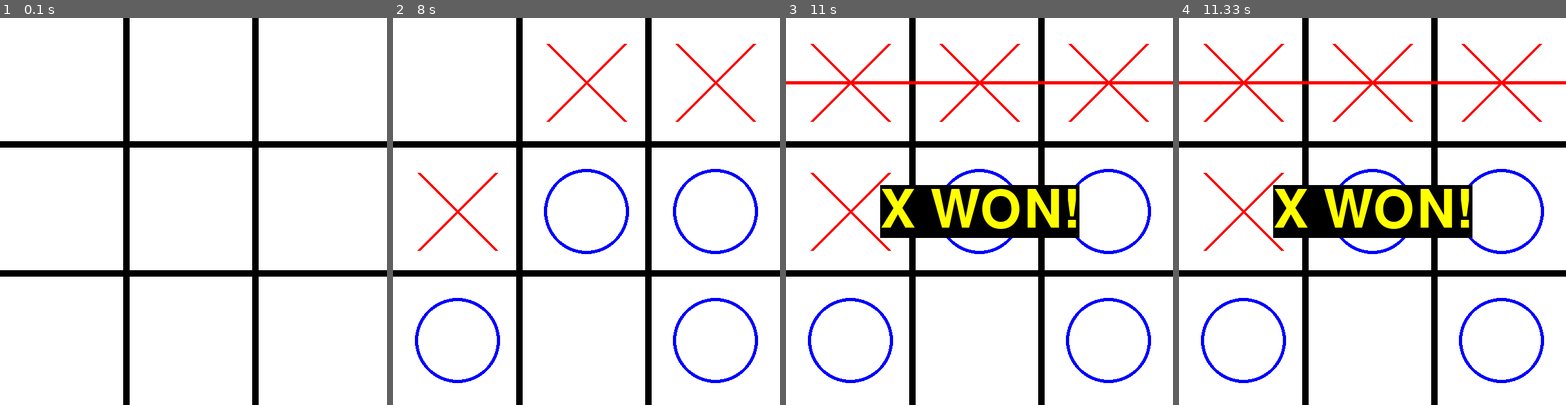
Above: before the commit, frames 1-4 (left to right).
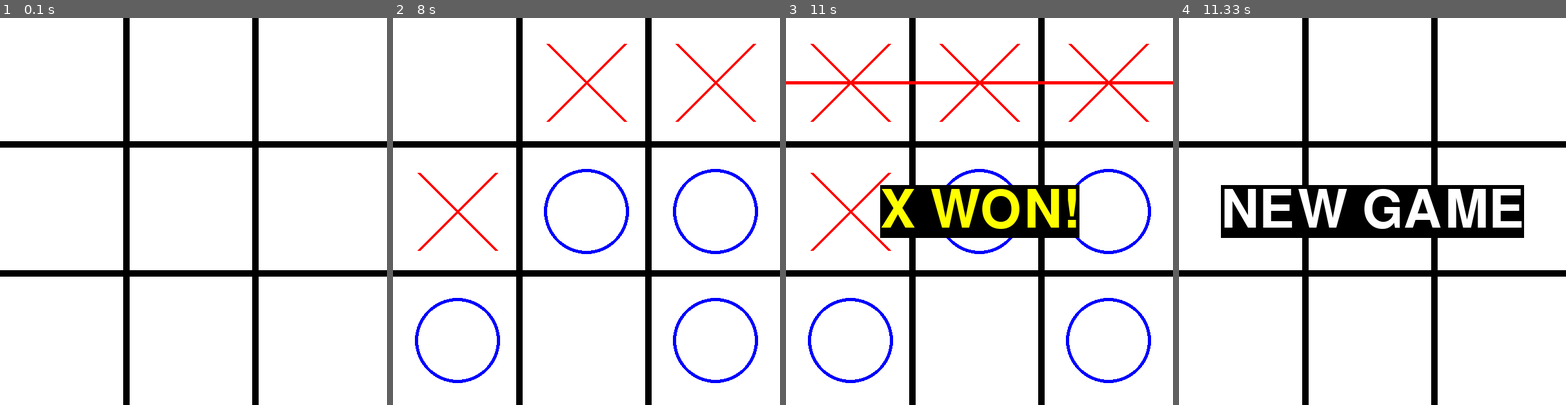
Above: after the commit, the same moments.

Repository: thaimynguyen/Tic_Tac_Toe_Pygame
Game: pygame game, started from main.py
Two runs of this game, one before a commit and one after it. Both use one fixed random seed, a clock stepped at 60 frames per second and the inputs below.
Inputs (mouse positions are in pixels of both pictures, inside the frame that each line leads up to):
- Up to frame 1 (0.1 s): no input
- Up to frame 2 (8 s): click (586, 211) at 0.38 s; click (443, 172) at 0.83 s; move the mouse to (485, 331) at 1.13 s; click (485, 331) at 1.42 s; move the mouse to (687, 68) at 2.62 s; click (687, 68) at 2.97 s; move the mouse to (729, 343) at 3.45 s; click (729, 343) at 3.85 s; move the mouse to (621, 110) at 4.38 s; click (621, 110) at 4.83 s; move the mouse to (725, 257) at 6.47 s; click (725, 257) at 6.93 s; move the mouse to (470, 134) at 7.53 s
- Up to frame 3 (11 s): click (863, 134) at 8.02 s
- Up to frame 4 (11.33 s): no input

Frames 1-3 are identical in both runs. In frame 4, 10% of the frame differs, in the area x 0-100%, y 6-95%.

Commit message:
Pygame version (added sound & reset game button)

Diff:
--- a/main.py
+++ b/main.py
@@ -1,8 +1,6 @@
-# 2 Player game
-# Board size can be customized
-
 import pygame
 import numpy as np
+import time
 
 pygame.init()
 
@@ -14,12 +12,15 @@
 NUM_COL = 3
 NUM_ROW = NUM_COL
 SQUARE_SIDE = SCREEN_WIDTH // NUM_COL
+MIDDLE_POINT = SQUARE_SIDE // 2
+MARGIN = SQUARE_SIDE // 5
+
 
 BORDER_WIDTH = 10
 LINE_WIDTH = 5
-CIRCLE_RADIUS = SQUARE_SIDE//3
-
-font = pygame.font.SysFont('comicsans', SCREEN_WIDTH//5)
+CIRCLE_RADIUS = SQUARE_SIDE // 3
+
+font = pygame.font.SysFont("comicsans", SCREEN_WIDTH // 5)
 
 # Define colours using RGB:
 WHITE = (255, 255, 255)
@@ -30,95 +31,165 @@
 
 # Set up Pygame window:
 SCREEN = pygame.display.set_mode((SCREEN_WIDTH, SCREEN_HEIGHT))
-pygame.display.set_caption("Tic Tac Toe")
 
 """
 FUNCTIONS:
 """
 
-# background color
-SCREEN.fill(WHITE)
+
+def initialize_window():
+    global SCREEN, board, player, game_over, running
+    board = np.zeros((NUM_ROW, NUM_COL), dtype=int)
+    player = 1
+    game_over = False
+    running = True
+    pygame.display.set_caption("Tic Tac Toe")
+    SCREEN.fill(WHITE)
+    draw_grid()
+
 
 def draw_grid():
-
+    global SCREEN
     for x in range(1, NUM_COL):
         # vertical borders
-        pygame.draw.line(SCREEN, BLACK, (SCREEN_WIDTH//NUM_COL*x - BORDER_WIDTH//2, 0),
-                         (SCREEN_WIDTH//NUM_COL*x - BORDER_WIDTH//2, SCREEN_WIDTH), BORDER_WIDTH)
+        pygame.draw.line(
+            SCREEN,
+            BLACK,
+            (SCREEN_WIDTH // NUM_COL * x - BORDER_WIDTH // 2, 0),
+            (SCREEN_WIDTH // NUM_COL * x - BORDER_WIDTH // 2, SCREEN_WIDTH),
+            BORDER_WIDTH,
+        )
         # horizontal borders
-        pygame.draw.line(SCREEN, BLACK, (0, SCREEN_HEIGHT//NUM_ROW*x - BORDER_WIDTH//2),
-                         (SCREEN_HEIGHT, SCREEN_HEIGHT//NUM_ROW*x - BORDER_WIDTH//2), BORDER_WIDTH)
-    pygame.display.update()
-
-
-def draw_board(num_col, num_row):
-    board = []
-    for col in range(0, num_col):
-        for row in range(0, num_row):
-            board[col][row] = 0
-    return board
+        pygame.draw.line(
+            SCREEN,
+            BLACK,
+            (0, SCREEN_HEIGHT // NUM_ROW * x - BORDER_WIDTH // 2),
+            (SCREEN_HEIGHT, SCREEN_HEIGHT // NUM_ROW * x - BORDER_WIDTH // 2),
+            BORDER_WIDTH,
+        )
+    pygame.display.update()
 
 
 def draw_figures(player, x_index, y_index):
-    if player == 1:
-        pygame.draw.circle(SCREEN, BLUE, (SQUARE_SIDE//2 + x_index*SQUARE_SIDE,
-                                                  SQUARE_SIDE//2 + y_index*SQUARE_SIDE), CIRCLE_RADIUS, LINE_WIDTH)
-    if player == -1:
-        pygame.draw.line(SCREEN, RED, (SQUARE_SIDE//5 + x_index*SQUARE_SIDE, SQUARE_SIDE//5 + y_index*SQUARE_SIDE),
-                         ((x_index+1)*SQUARE_SIDE-SQUARE_SIDE//5, (y_index+1)*SQUARE_SIDE-SQUARE_SIDE//5), LINE_WIDTH)
-        pygame.draw.line(SCREEN, RED, ((x_index+1)*SQUARE_SIDE - SQUARE_SIDE//5, SQUARE_SIDE//5 + y_index *
-                                               SQUARE_SIDE), (SQUARE_SIDE//5 + x_index*SQUARE_SIDE, (y_index+1)*SQUARE_SIDE-SQUARE_SIDE//5), LINE_WIDTH)
+    if player == 1:  # Player O
+        pygame.draw.circle(
+            SCREEN,
+            BLUE,
+            (
+                MIDDLE_POINT + x_index * SQUARE_SIDE,
+                MIDDLE_POINT + y_index * SQUARE_SIDE,
+            ),
+            CIRCLE_RADIUS,
+            LINE_WIDTH,
+        )
+    if player == -1:  # Player X
+        pygame.draw.line(
+            SCREEN,
+            RED,
+            (MARGIN + x_index * SQUARE_SIDE, MARGIN + y_index * SQUARE_SIDE),
+            (
+                (x_index + 1) * SQUARE_SIDE - MARGIN,
+                (y_index + 1) * SQUARE_SIDE - MARGIN,
+            ),
+            LINE_WIDTH,
+        )
+        pygame.draw.line(
+            SCREEN,
+            RED,
+            ((x_index + 1) * SQUARE_SIDE - MARGIN, MARGIN + y_index * SQUARE_SIDE),
+            (MARGIN + x_index * SQUARE_SIDE, (y_index + 1) * SQUARE_SIDE - MARGIN),
+            LINE_WIDTH,
+        )
+
 
 def check_winner(board):
     sum_cols = np.sum(board, axis=0)
     sum_rows = np.sum(board, axis=1)
-
     winning_col = None
     winning_row = None
-
     winner = None
 
-    # check & draw vertical winning line
+    # check & draw vertical winning lines
     if NUM_COL in sum_cols:
         winning_col = int(list(np.where(sum_cols == NUM_COL))[0])
-        pygame.draw.line(SCREEN, BLUE, (SQUARE_SIDE//2 + winning_col*SQUARE_SIDE, 0),
-                         (SQUARE_SIDE//2 + winning_col*SQUARE_SIDE, SCREEN_HEIGHT), LINE_WIDTH)
-        winner = 'O'
+        pygame.draw.line(
+            SCREEN,
+            BLUE,
+            (MIDDLE_POINT + winning_col * SQUARE_SIDE, 0),
+            (MIDDLE_POINT + winning_col * SQUARE_SIDE, SCREEN_HEIGHT),
+            LINE_WIDTH,
+        )
+        winner = "O"
     elif -NUM_COL in sum_cols:
         winning_col = int(list(np.where(sum_cols == -NUM_COL))[0])
-        pygame.draw.line(SCREEN, RED, (SQUARE_SIDE//2 + winning_col*SQUARE_SIDE, 0),
-                         (SQUARE_SIDE//2 + winning_col*SQUARE_SIDE, SCREEN_HEIGHT), LINE_WIDTH)
-        winner = 'X'
-
-    # check & draw horizontal winning line
+        pygame.draw.line(
+            SCREEN,
+            RED,
+            (MIDDLE_POINT + winning_col * SQUARE_SIDE, 0),
+            (MIDDLE_POINT + winning_col * SQUARE_SIDE, SCREEN_HEIGHT),
+            LINE_WIDTH,
+        )
+        winner = "X"
+
+    # check & draw horizontal winning lines
     elif NUM_COL in sum_rows:
         winning_row = int(list(np.where(sum_rows == NUM_COL))[0])
-        pygame.draw.line(SCREEN, BLUE, (0, SQUARE_SIDE//2 + winning_row*SQUARE_SIDE),
-                         (SCREEN_WIDTH, SQUARE_SIDE//2 + winning_row*SQUARE_SIDE), LINE_WIDTH)
-        winner = 'O'
+        pygame.draw.line(
+            SCREEN,
+            BLUE,
+            (0, MIDDLE_POINT + winning_row * SQUARE_SIDE),
+            (SCREEN_WIDTH, MIDDLE_POINT + winning_row * SQUARE_SIDE),
+            LINE_WIDTH,
+        )
+        winner = "O"
     elif -NUM_COL in sum_rows:
         winning_row = int(list(np.where(sum_rows == -NUM_COL))[0])
-        pygame.draw.line(SCREEN, RED, (0, SQUARE_SIDE//2 + winning_row*SQUARE_SIDE),
-                         (SCREEN_WIDTH, SQUARE_SIDE//2 + winning_row*SQUARE_SIDE), LINE_WIDTH)
-        winner = 'X'
+        pygame.draw.line(
+            SCREEN,
+            RED,
+            (0, MIDDLE_POINT + winning_row * SQUARE_SIDE),
+            (SCREEN_WIDTH, MIDDLE_POINT + winning_row * SQUARE_SIDE),
+            LINE_WIDTH,
+        )
+        winner = "X"
 
     # check & draw diagonal winning lines:
     elif sum(np.diagonal(board)) == NUM_COL:
-        pygame.draw.line(SCREEN, BLUE, (SQUARE_SIDE//5, SQUARE_SIDE//5),
-                         (SCREEN_WIDTH-SQUARE_SIDE//5, SCREEN_WIDTH-SQUARE_SIDE//5), LINE_WIDTH)
-        winner = 'O'
+        pygame.draw.line(
+            SCREEN,
+            BLUE,
+            (MARGIN, MARGIN),
+            (SCREEN_WIDTH - MARGIN, SCREEN_WIDTH - MARGIN),
+            LINE_WIDTH,
+        )
+        winner = "O"
     elif sum(np.diagonal(board)) == -NUM_COL:
-        pygame.draw.line(SCREEN, RED, (SQUARE_SIDE//5, SQUARE_SIDE//5),
-                         (SCREEN_WIDTH-SQUARE_SIDE//5, SCREEN_WIDTH-SQUARE_SIDE//5), LINE_WIDTH)
-        winner = 'X'
+        pygame.draw.line(
+            SCREEN,
+            RED,
+            (MARGIN, MARGIN),
+            (SCREEN_WIDTH - MARGIN, SCREEN_WIDTH - MARGIN),
+            LINE_WIDTH,
+        )
+        winner = "X"
     elif sum(np.rot90(board).diagonal()) == NUM_COL:
-        pygame.draw.line(SCREEN, BLUE, (SCREEN_WIDTH-SQUARE_SIDE//5,
-                                                SQUARE_SIDE//5), (SQUARE_SIDE//5, SCREEN_WIDTH-SQUARE_SIDE//5), LINE_WIDTH)
-        winner = 'O'
+        pygame.draw.line(
+            SCREEN,
+            BLUE,
+            (SCREEN_WIDTH - MARGIN, MARGIN),
+            (MARGIN, SCREEN_WIDTH - MARGIN),
+            LINE_WIDTH,
+        )
+        winner = "O"
     elif sum(np.rot90(board).diagonal()) == -NUM_COL:
-        pygame.draw.line(SCREEN, RED, (SCREEN_WIDTH-SQUARE_SIDE//5,
-                                               SQUARE_SIDE//5), (SQUARE_SIDE//5, SCREEN_WIDTH-SQUARE_SIDE//5), LINE_WIDTH)
-        winner = 'X'
+        pygame.draw.line(
+            SCREEN,
+            RED,
+            (SCREEN_WIDTH - MARGIN, MARGIN),
+            (MARGIN, SCREEN_WIDTH - MARGIN),
+            LINE_WIDTH,
+        )
+        winner = "X"
 
     return winner
 
@@ -130,9 +201,10 @@
                 return False
     return True
 
+
 def display_winner(winner):
     if winner != None:
-        result = winner + ' WON!'
+        result = winner + " WON!"
     else:
         result = "It's a draw!"
 
@@ -143,41 +215,72 @@
     pygame.display.update()
 
 
-"""
-MAIN LOOP:
-"""
-
-
-def main():
-    # variables:
-    board = np.zeros((NUM_ROW, NUM_COL), dtype=int)
-    player = 1
-    game_over = False
-
-    draw_grid()
-
-    run = True
-    while run:
+def check_gameover(winner, board):
+    if winner != None or check_board_full(board):
+        display_winner(winner)
+        game_over = True
+        return game_over
+
+
+def click_board(x, y, board, player):
+    global game_over
+    x_index, y_index = x // SQUARE_SIDE, y // SQUARE_SIDE
+    if board[y_index][x_index] == 0:
+        board[y_index][x_index] = player
+        draw_figures(player, x_index, y_index)
+        winner = check_winner(board)
+        game_over = check_gameover(winner, board)
+    pygame.display.update()
+
+
+def run_game():
+    global board, player
+    for event in pygame.event.get():
+        if event.type == pygame.QUIT:
+            pygame.quit()
+
+        if event.type == pygame.MOUSEBUTTONDOWN:
+            x, y = event.pos
+            pygame.mixer.Sound("click_sound.mp3").play()
+            click_board(x, y, board, player)
+            player *= -1
+
+
+def reset_game():
+    time.sleep(3)
+    initialize_window()
+
+    text = font.render("NEW GAME", True, WHITE, BLACK)
+    text_rect = text.get_rect()
+    text_rect.center = (SCREEN_WIDTH // 2, SCREEN_HEIGHT // 2)
+    SCREEN.blit(text, text_rect)
+    pygame.display.update()
+
+    while True:
         for event in pygame.event.get():
             if event.type == pygame.QUIT:
-                run = False
                 pygame.quit()
 
             if event.type == pygame.MOUSEBUTTONDOWN:
-                x, y = event.pos
-                x_index, y_index = x//SQUARE_SIDE, y//SQUARE_SIDE
-                if board[y_index][x_index] == 0 and game_over == False:
-                    board[y_index][x_index] = player
-                    draw_figures(player, x_index, y_index)
-                    winner = check_winner(board)
-                    if winner != None:
-                        game_over = True
-                        display_winner(winner)
-                    elif check_board_full(board):
-                        display_winner(None)
-
-                    player *= -1
-                pygame.display.update()
+                if text_rect.collidepoint(event.pos):
+                    running = True
+                    time.sleep(1)
+                    initialize_window()
+                    return running
+
+
+"""
+MAIN LOOP:
+"""
+
+
+def main():
+    initialize_window()
+    while running:
+        run_game()
+
+        if game_over:
+            reset_game()
 
 
 if __name__ == "__main__":
